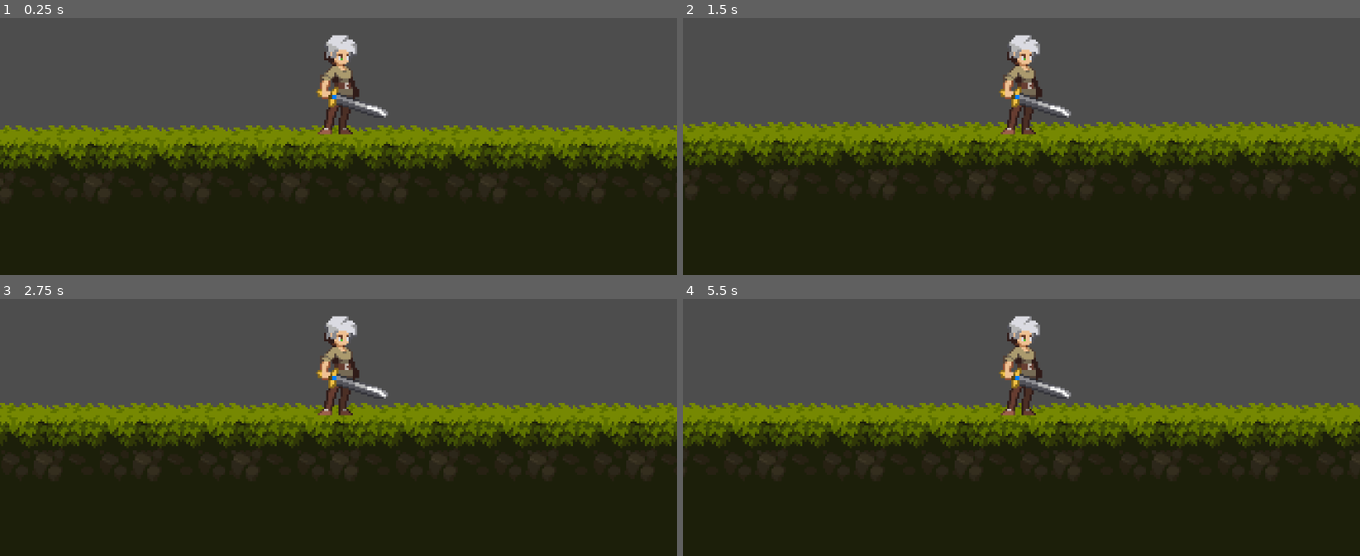
Above: before the commit, frames 1-4 (two rows, left to right).
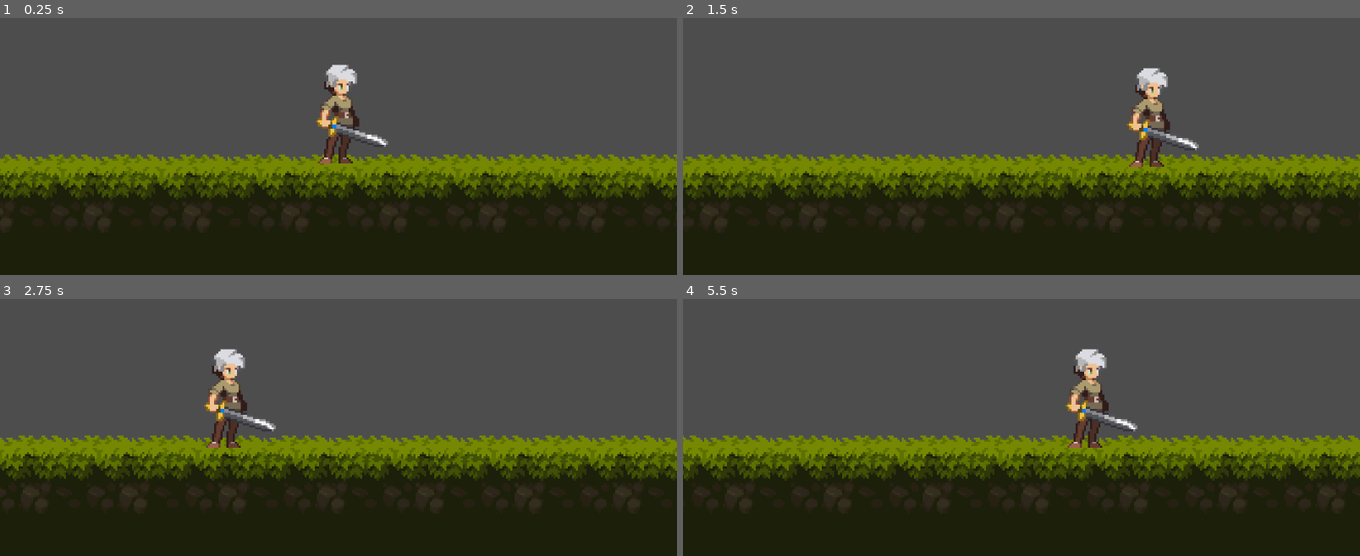
Above: after the commit, the same moments.

Repository: omkarshinde7613/Gloomwood-Gauntlet
Game: Godot game, scene res://levels/test_level.tscn
Two runs of this game, one before a commit and one after it. Both use one fixed random seed, a clock stepped at 60 frames per second and the inputs below.
Inputs:
- Up to frame 1 (0.25 s): no input
- Up to frame 2 (1.5 s): tap Enter at 0.5 s; hold D (right) from 0.53 s (still down); tap Alt at 0.6 s; tap Space (jump) at 0.77 s; tap Shift at 1.35 s
- Up to frame 3 (2.75 s): tap Space (jump) at 1.52 s; release D (right) at 2.03 s; hold A (left) from 2.03 s (still down); tap Alt at 2.1 s
- Up to frame 4 (5.5 s): release A (left) at 2.78 s; hold D (right) 2.78-4.28 s; tap Shift at 2.85, 4.35 s; tap Space (jump) at 3.02, 3.77, 4.52 s; tap Alt at 3.6, 5.1 s; hold A (left) 4.28-5.03 s; hold D (right) from 5.03 s (still down)

The runs differ from the first frame. In frame 1, 25% of the frame differs, in the area x 0-100%, y 6-77%; in frame 2, 27%; in frame 3, 27%; in frame 4, 27%.

Commit message:
add animation sheets

Diff:
--- a/Character/player.tscn
+++ b/Character/player.tscn
@@ -6,6 +6,8 @@
 [sub_resource type="CapsuleShape2D" id="CapsuleShape2D_bfpf6"]
 radius = 8.0
 height = 44.0
+
+[sub_resource type="SpriteFrames" id="SpriteFrames_3c51y"]
 
 [node name="Player" type="CharacterBody2D"]
 script = ExtResource("1_3c51y")
@@ -17,3 +19,6 @@
 [node name="CollisionShape2D" type="CollisionShape2D" parent="."]
 position = Vector2(0, 2)
 shape = SubResource("CapsuleShape2D_bfpf6")
+
+[node name="AnimatedSprite2D" type="AnimatedSprite2D" parent="."]
+sprite_frames = SubResource("SpriteFrames_3c51y")
--- a/levels/test_level.tscn
+++ b/levels/test_level.tscn
@@ -510,3 +510,8 @@
 
 [node name="Camera2D" type="Camera2D" parent="."]
 position = Vector2(29, 72)
+process_callback = 0
+position_smoothing_enabled = true
+rotation_smoothing_enabled = true
+drag_horizontal_enabled = true
+drag_vertical_enabled = true
Not shown: 1 places in Character/player.tscn that only renumber resources
